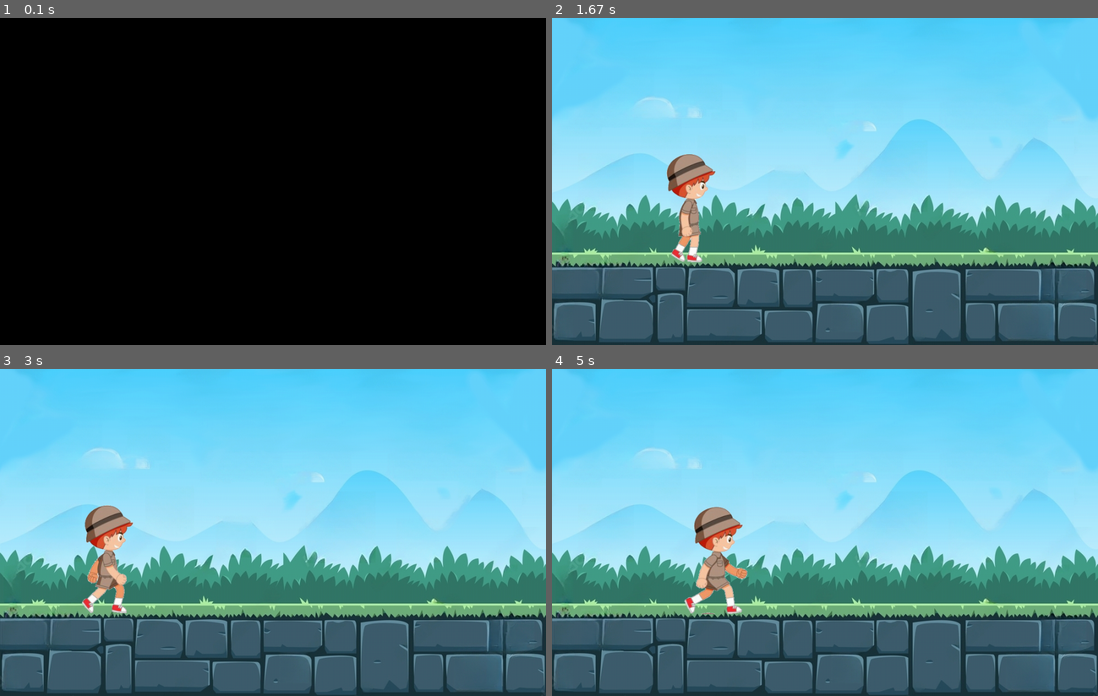
Above: before the commit, frames 1-4 (two rows, left to right).
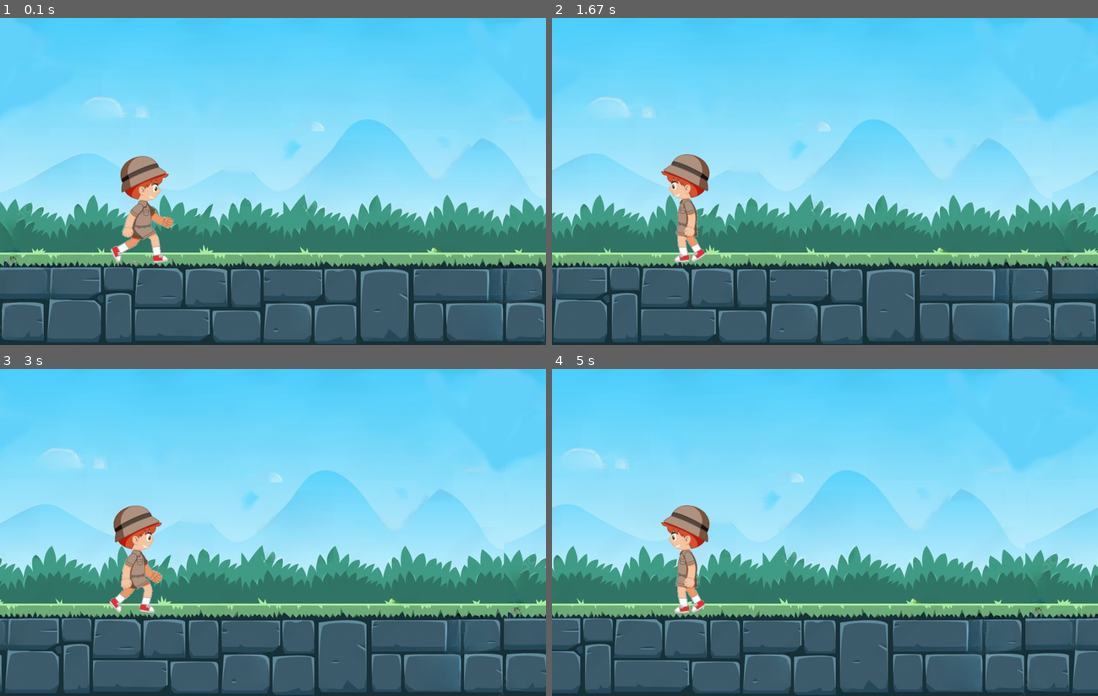
Above: after the commit, the same moments.

Repository: mavric122/pygame_first
Game: pygame game, started from main.py
Same seed, same stepped clock (60 frames per second), same inputs: the game is played once before the commit and once after it.
Inputs:
- Up to frame 1 (0.1 s): no input
- Up to frame 2 (1.67 s): hold D 0.33-0.8 s; hold D 0.83-1.3 s; hold A from 1.33 s (still down)
- Up to frame 3 (3 s): release A at 1.87 s; hold A 1.9-2.3 s; hold D 2.33-2.97 s
- Up to frame 4 (5 s): tap Space at 3 s; hold A 3.33-3.8 s; hold D 3.83-4.3 s; hold D 4.33-4.8 s; hold A from 4.83 s (still down)

The runs differ from the first frame. In frame 1, 100% of the frame differs, in the area x 0-100%, y 0-100%; in frame 2, 19%; in frame 3, 20%; in frame 4, 21%.

Commit message:
Решена проблема с экранами, доделана анимация

Diff:
--- a/main.py
+++ b/main.py
@@ -1,4 +1,14 @@
 import pygame
+import math
+
+
+def round_up_to_1000(number):
+    return math.ceil(number / 1000) * 1000
+
+
+def round_down_to_1000(number):
+    return math.floor(number / 1000) * 1000
+
 
 time = pygame.time.Clock()
 
@@ -11,53 +21,96 @@
 master_music = pygame.mixer.Sound('resource/sound/Into_Eternity.mp3')  # Мелодия
 master_music.play()
 bg = pygame.image.load('resource/BG.jpeg')
-player_stay = pygame.image.load('resource/person/walk_left/person_1.png')
+player_stay = pygame.image.load('resource/person/walk_right/person_1.png')
+
 player_walk_right = [
+
+    pygame.image.load('resource/person/walk_right/person_3.png'),
+    pygame.image.load('resource/person/walk_right/person_2.png'),
+    pygame.image.load('resource/person/walk_right/person_2.png'),
+    pygame.image.load('resource/person/walk_right/person_1.png'),
+    pygame.image.load('resource/person/walk_right/person_1.png'),
+    pygame.image.load('resource/person/walk_right/person_2.png'),
+    pygame.image.load('resource/person/walk_right/person_2.png'),
+    pygame.image.load('resource/person/walk_right/person_3.png'),
+    pygame.image.load('resource/person/walk_right/person_3.png'),
+    pygame.image.load('resource/person/walk_right/person_4.png'),
+    pygame.image.load('resource/person/walk_right/person_4.png'),
+    pygame.image.load('resource/person/walk_right/person_5.png'),
+    pygame.image.load('resource/person/walk_right/person_5.png'),
+    pygame.image.load('resource/person/walk_right/person_4.png'),
+    pygame.image.load('resource/person/walk_right/person_4.png'),
+    pygame.image.load('resource/person/walk_right/person_3.png'),
+
+]
+
+player_walk_left = [
+
     pygame.image.load('resource/person/walk_left/person_3.png'),
     pygame.image.load('resource/person/walk_left/person_2.png'),
+    pygame.image.load('resource/person/walk_left/person_2.png'),
+    pygame.image.load('resource/person/walk_left/person_1.png'),
     pygame.image.load('resource/person/walk_left/person_1.png'),
     pygame.image.load('resource/person/walk_left/person_2.png'),
+    pygame.image.load('resource/person/walk_left/person_2.png'),
+    pygame.image.load('resource/person/walk_left/person_3.png'),
     pygame.image.load('resource/person/walk_left/person_3.png'),
     pygame.image.load('resource/person/walk_left/person_4.png'),
+    pygame.image.load('resource/person/walk_left/person_4.png'),
+    pygame.image.load('resource/person/walk_left/person_5.png'),
     pygame.image.load('resource/person/walk_left/person_5.png'),
     pygame.image.load('resource/person/walk_left/person_4.png'),
+    pygame.image.load('resource/person/walk_left/person_4.png'),
     pygame.image.load('resource/person/walk_left/person_3.png'),
+
 ]
 player_walk = 0
 player_speed = 30
-player_x = 120
+player_x = 200
+player_y = 250
 
 bg_x = 0
-screen_walk = 0 # Счётчик пройденных экранов
 game = True
 while game:
-    time.tick(5)
+    time.tick(20)
     ''' Задний фон'''
     screen.blit(bg, (bg_x, 0))
-    # screen.blit(bg, (bg_x + 1000, 0))
-    # bg_x -= 10  # движение второго задника
-    # if bg_x <= -1000:
-    #     bg_x = 0
-    #     screen_walk += 1
-    # if screen_walk == 3:
-    #     print("End Level!")
-    #     game = False
+    screen.blit(bg, (bg_x - 1000, 0))  # движение второго задника
+    screen.blit(bg, (bg_x + 1000, 0))  # движение второго задника
 
     ''' Персонаж и анимация'''
-    player_walk += 1
-    if player_walk == 9:
-        player_walk = 0
+    keys = pygame.key.get_pressed()
+    if keys[pygame.K_a]:  # Влево
+        bg_x += 7
 
+        screen.blit(player_walk_left[player_walk], (player_x, player_y))
+        player_walk += 1
+        if player_walk == 16:
+            player_walk = 0
 
-    keys = pygame.key.get_pressed()
-    if keys[pygame.K_a]:
-        screen.blit(player_walk_right[player_walk], (player_x, 250))
-        player_x -= player_speed
-    elif keys[pygame.K_d]:
-        screen.blit(player_walk_right[player_walk], (player_x, 250))
-        player_x += player_speed
+    elif keys[pygame.K_d]:  # Вправо
+        bg_x -= 7
+
+        screen.blit(player_walk_right[player_walk], (player_x, player_y))
+        player_walk += 1
+        if player_walk == 16:
+            player_walk = 0
+
+    elif keys[pygame.K_SPACE]:
+        screen.blit(player_stay, (300, 230))
+        screen.blit(player_stay, (300, 210))
+        screen.blit(player_stay, (300, 180))
+        screen.blit(player_stay, (300, 210))
+        screen.blit(player_stay, (300, 230))
+
     else:
-        screen.blit(player_stay, (player_x, 250))
+        screen.blit(player_stay, (player_x, player_y))
+
+    if bg_x >= 1000 or bg_x <= -1000:
+        bg_x = 0
+
+    ''' Экран '''
+    pygame.display.update()  # Обновление экрана
 
     ''' Работа с событиями'''
     # Выход из игры
@@ -66,7 +119,4 @@
             game = False
             pygame.quit()  # Выход из приложения
 
-    ''' Экран '''
-    pygame.display.update()  # Обновление экрана
-
     ''' Прочее '''
Binary file changed: resource/person/walk_left/person_1.png
Binary file changed: resource/person/walk_left/person_2.png
Binary file changed: resource/person/walk_left/person_3.png
Binary file changed: resource/person/walk_left/person_4.png
Binary file changed: resource/person/walk_left/person_5.png
